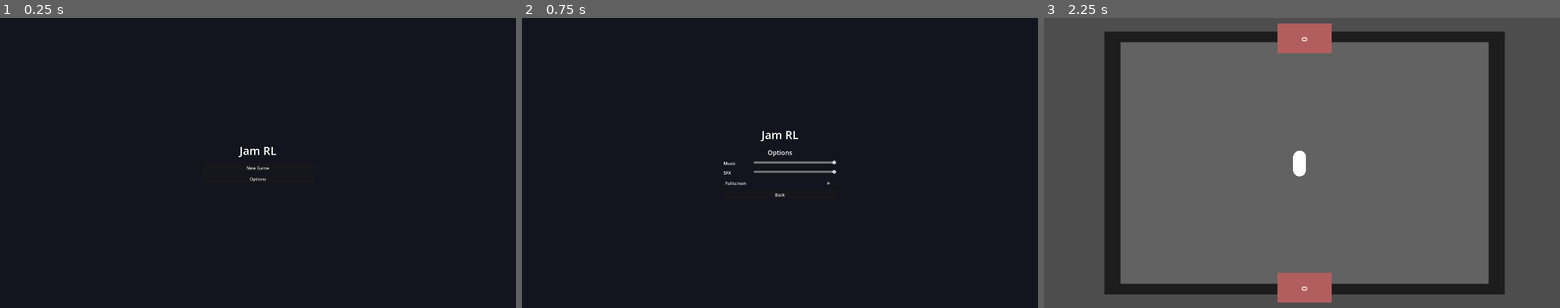
Above: before the commit, frames 1-3 (left to right).
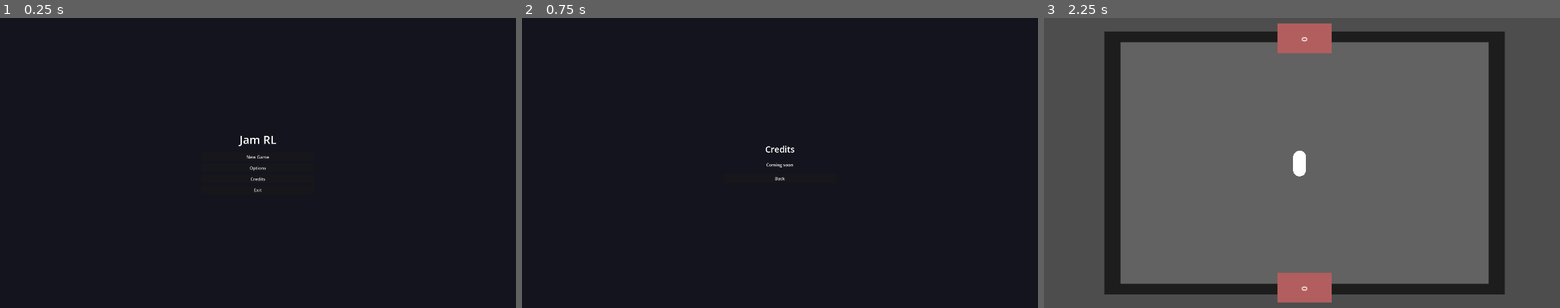
Above: after the commit, the same moments.

Repository: bea314/gamed.js-jam-machine-2026
Game: Godot game, scene res://Ecenes/Menu/Menu.tscn
Same seed, same stepped clock (60 frames per second), same inputs: the game is played once before the commit and once after it.
Inputs (mouse positions are in pixels of both pictures, inside the frame that each line leads up to):
- Up to frame 1 (0.25 s): no input
- Up to frame 2 (0.75 s): click (780, 180) at 0.5 s, where only the run after the commit has a clickable "Credits"
- Up to frame 3 (2.25 s): click "Back" at 1.25 s; click "New Game" at 2 s

The runs differ from the first frame. In frame 1, 0.3% of the frame differs, in the area x 46-54%, y 40-60%; in frame 2, 0.6%, in the area x 39-61%, y 38-62%; in frame 3, nothing differs.

Commit message:
feat: añadimos botones para salir del juego y acceder a una escena con los "creditos" es decir los involucrados en desarrollar este juegazo

Diff:
--- /dev/null
+++ b/Ecenes/Menu/Credits.tscn
@@ -0,0 +1,49 @@
+[gd_scene load_steps=2 format=3 uid="uid://credits_placeholder_scene"]
+
+[ext_resource type="Script" path="res://Ecenes/Menu/credits.gd" id="1_credits"]
+
+[node name="Credits" type="Control"]
+layout_mode = 3
+anchors_preset = 15
+anchor_right = 1.0
+anchor_bottom = 1.0
+grow_horizontal = 2
+grow_vertical = 2
+script = ExtResource("1_credits")
+
+[node name="Background" type="ColorRect" parent="."]
+layout_mode = 1
+anchors_preset = 15
+anchor_right = 1.0
+anchor_bottom = 1.0
+grow_horizontal = 2
+grow_vertical = 2
+color = Color(0.0784314, 0.0784314, 0.117647, 1)
+
+[node name="CenterContainer" type="CenterContainer" parent="."]
+layout_mode = 1
+anchors_preset = 15
+anchor_right = 1.0
+anchor_bottom = 1.0
+grow_horizontal = 2
+grow_vertical = 2
+
+[node name="MainVBox" type="VBoxContainer" parent="CenterContainer"]
+layout_mode = 2
+theme_override_constants/separation = 24
+custom_minimum_size = Vector2(420, 0)
+
+[node name="TitleLabel" type="Label" parent="CenterContainer/MainVBox"]
+layout_mode = 2
+theme_override_font_sizes/font_size = 32
+text = "Credits"
+horizontal_alignment = 1
+
+[node name="ComingSoonLabel" type="Label" parent="CenterContainer/MainVBox"]
+layout_mode = 2
+text = "Coming soon"
+horizontal_alignment = 1
+
+[node name="BackButton" type="Button" parent="CenterContainer/MainVBox"]
+layout_mode = 2
+text = "Back"
--- a/Ecenes/Menu/Menu.tscn
+++ b/Ecenes/Menu/Menu.tscn
@@ -51,6 +51,14 @@
 layout_mode = 2
 text = "Options"
 
+[node name="CreditsButton" type="Button" parent="CenterContainer/MainVBox/MainButtons"]
+layout_mode = 2
+text = "Credits"
+
+[node name="ExitButton" type="Button" parent="CenterContainer/MainVBox/MainButtons"]
+layout_mode = 2
+text = "Exit"
+
 [node name="OptionsPanel" type="VBoxContainer" parent="CenterContainer/MainVBox"]
 visible = false
 layout_mode = 2
--- /dev/null
+++ b/Ecenes/Menu/credits.gd
@@ -0,0 +1,11 @@
+extends Control
+
+@onready var _back_button: Button = $CenterContainer/MainVBox/BackButton
+
+
+func _ready() -> void:
+	_back_button.pressed.connect(_on_back_pressed)
+
+
+func _on_back_pressed() -> void:
+	get_tree().change_scene_to_file("res://Ecenes/Menu/Menu.tscn")
--- a/Ecenes/Menu/menu.gd
+++ b/Ecenes/Menu/menu.gd
@@ -1,9 +1,13 @@
 extends Control
+
+@onready var _settings: GameSettings = get_node("/root/SettingsManager") as GameSettings
 
 @onready var _main_buttons: VBoxContainer = $CenterContainer/MainVBox/MainButtons
 @onready var _options_panel: VBoxContainer = $CenterContainer/MainVBox/OptionsPanel
 @onready var _new_game_button: Button = $CenterContainer/MainVBox/MainButtons/NewGameButton
 @onready var _options_button: Button = $CenterContainer/MainVBox/MainButtons/OptionsButton
+@onready var _credits_button: Button = $CenterContainer/MainVBox/MainButtons/CreditsButton
+@onready var _exit_button: Button = $CenterContainer/MainVBox/MainButtons/ExitButton
 @onready var _music_slider: HSlider = $CenterContainer/MainVBox/OptionsPanel/MusicRow/MusicSlider
 @onready var _sfx_slider: HSlider = $CenterContainer/MainVBox/OptionsPanel/SFXRow/SFXSlider
 @onready var _fullscreen_check: CheckButton = $CenterContainer/MainVBox/OptionsPanel/FullscreenCheck
@@ -13,14 +17,16 @@
 func _ready() -> void:
 	_new_game_button.pressed.connect(_on_new_game_pressed)
 	_options_button.pressed.connect(_on_options_pressed)
+	_credits_button.pressed.connect(_on_credits_pressed)
+	_exit_button.pressed.connect(_on_exit_pressed)
 	_back_button.pressed.connect(_on_back_pressed)
 	_music_slider.value_changed.connect(_on_music_changed)
 	_sfx_slider.value_changed.connect(_on_sfx_changed)
 	_fullscreen_check.toggled.connect(_on_fullscreen_toggled)
 
-	_music_slider.value = SettingsManager.music_volume
-	_sfx_slider.value = SettingsManager.sfx_volume
-	_fullscreen_check.button_pressed = SettingsManager.fullscreen
+	_music_slider.value = _settings.music_volume
+	_sfx_slider.value = _settings.sfx_volume
+	_fullscreen_check.button_pressed = _settings.fullscreen
 
 	_options_panel.visible = false
 
@@ -34,18 +40,26 @@
 	_options_panel.visible = true
 
 
+func _on_credits_pressed() -> void:
+	get_tree().change_scene_to_file("res://Ecenes/Menu/Credits.tscn")
+
+
+func _on_exit_pressed() -> void:
+	get_tree().quit()
+
+
 func _on_back_pressed() -> void:
 	_options_panel.visible = false
 	_main_buttons.visible = true
 
 
 func _on_music_changed(value: float) -> void:
-	SettingsManager.set_music_volume(value)
+	_settings.set_music_volume(value)
 
 
 func _on_sfx_changed(value: float) -> void:
-	SettingsManager.set_sfx_volume(value)
+	_settings.set_sfx_volume(value)
 
 
 func _on_fullscreen_toggled(pressed: bool) -> void:
-	SettingsManager.set_fullscreen(pressed)
+	_settings.set_fullscreen(pressed)
--- a/Scripts/settings_manager.gd
+++ b/Scripts/settings_manager.gd
@@ -1,4 +1,5 @@
 extends Node
+class_name GameSettings
 
 const SETTINGS_PATH := "user://settings.cfg"
 
Not shown, added: Ecenes/Menu/credits.gd.uid
